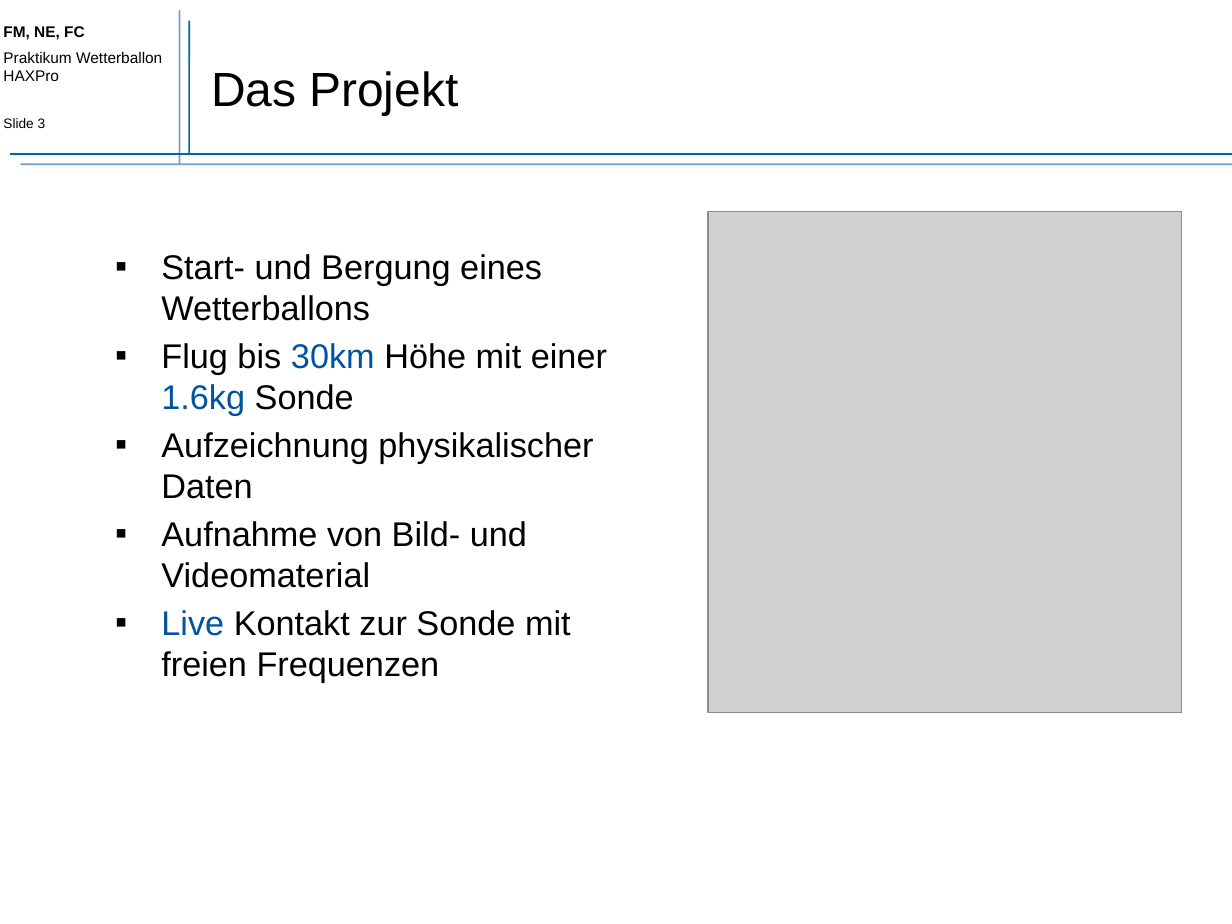
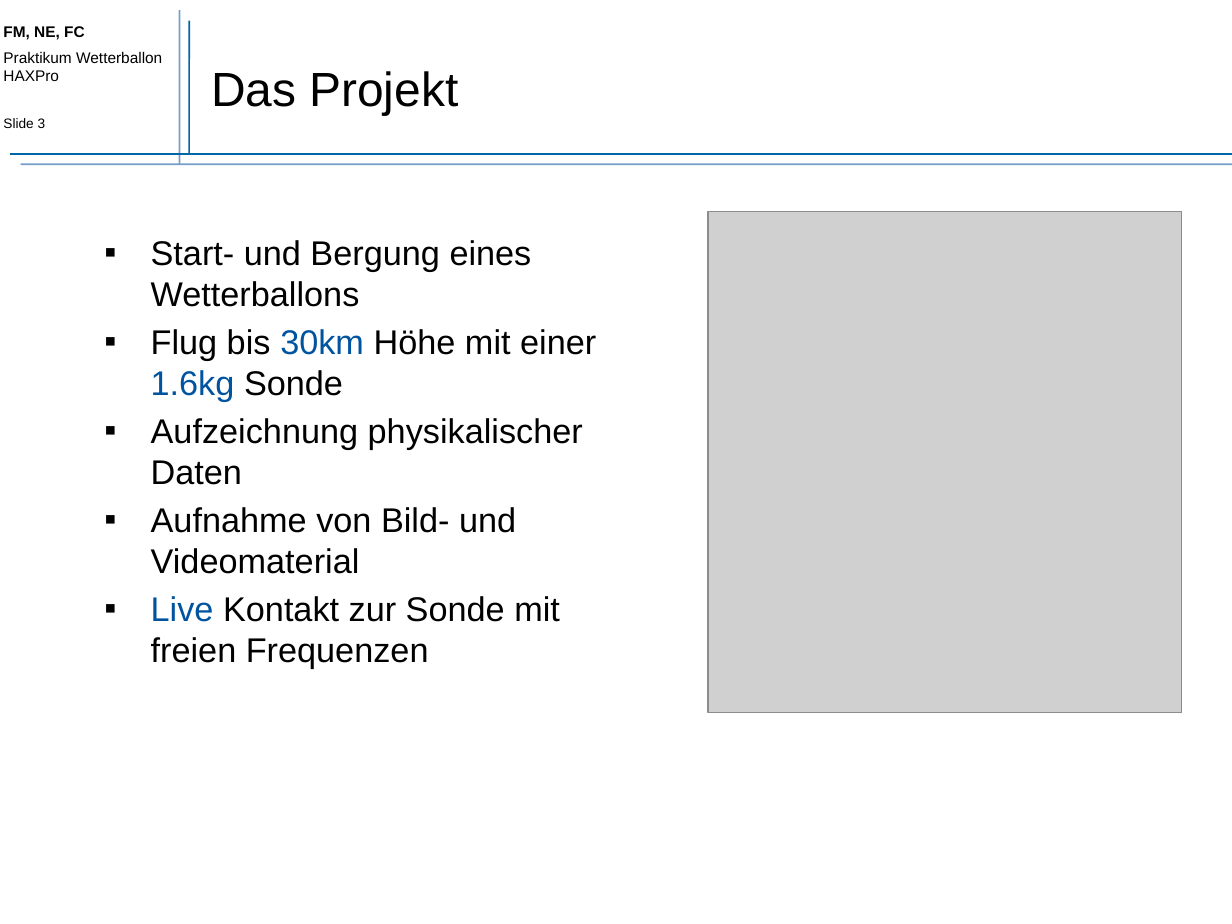
Before and after one commit to neitmedia/haxpro, a slide deck: slide 3 of präsentation/projekt_wetterballon.pptx. Drawn at 1232x924 pixels with LibreOffice and Linux fonts; fonts in the diff are those of the drawing; grey boxes stand for pictures. Boxes give left, top, right and bottom in pixels: in the first picture for what was removed or moved away, otherwise in the second. Text is boxed around its words. In the diff, an @@ line names an element or a change of style, - is before the commit and + after.

```diff
--- a/präsentation/projekt_wetterballon.pptx
+++ b/präsentation/projekt_wetterballon.pptx
@@ text "Start- und Bergung eines Wetterballons": place and size @@
-text "Start- und Bergung eines Wetterballons" at (161, 254, 607, 682)
+text "Start- und Bergung eines Wetterballons" at (151, 240, 596, 669)
```
Also in this commit, not shown: 2 other slides changed.
